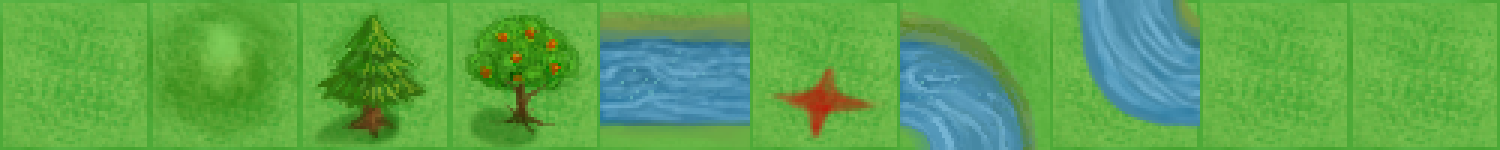
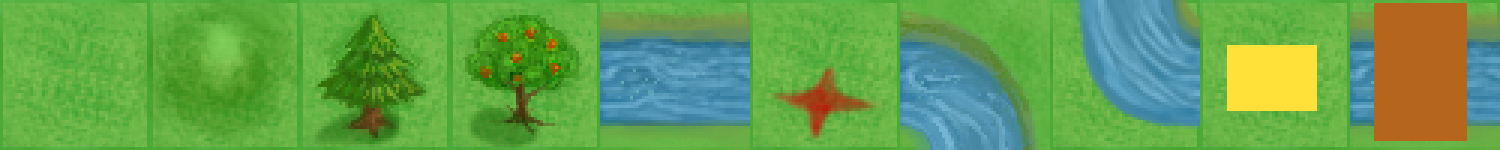
Before/after of a 1500x150 layered artwork. What changed in the layer stack:
added layer "Layer 7" above "treasure tile" over (x1=1227, y1=45, x2=1317, y2=111)
added layer "Layer 6" above "Layer 5" over (x1=1374, y1=3, x2=1467, y2=141)
added layer "Layer 5" above "Layer 4" over (x1=1350, y1=3, x2=1500, y2=150)
